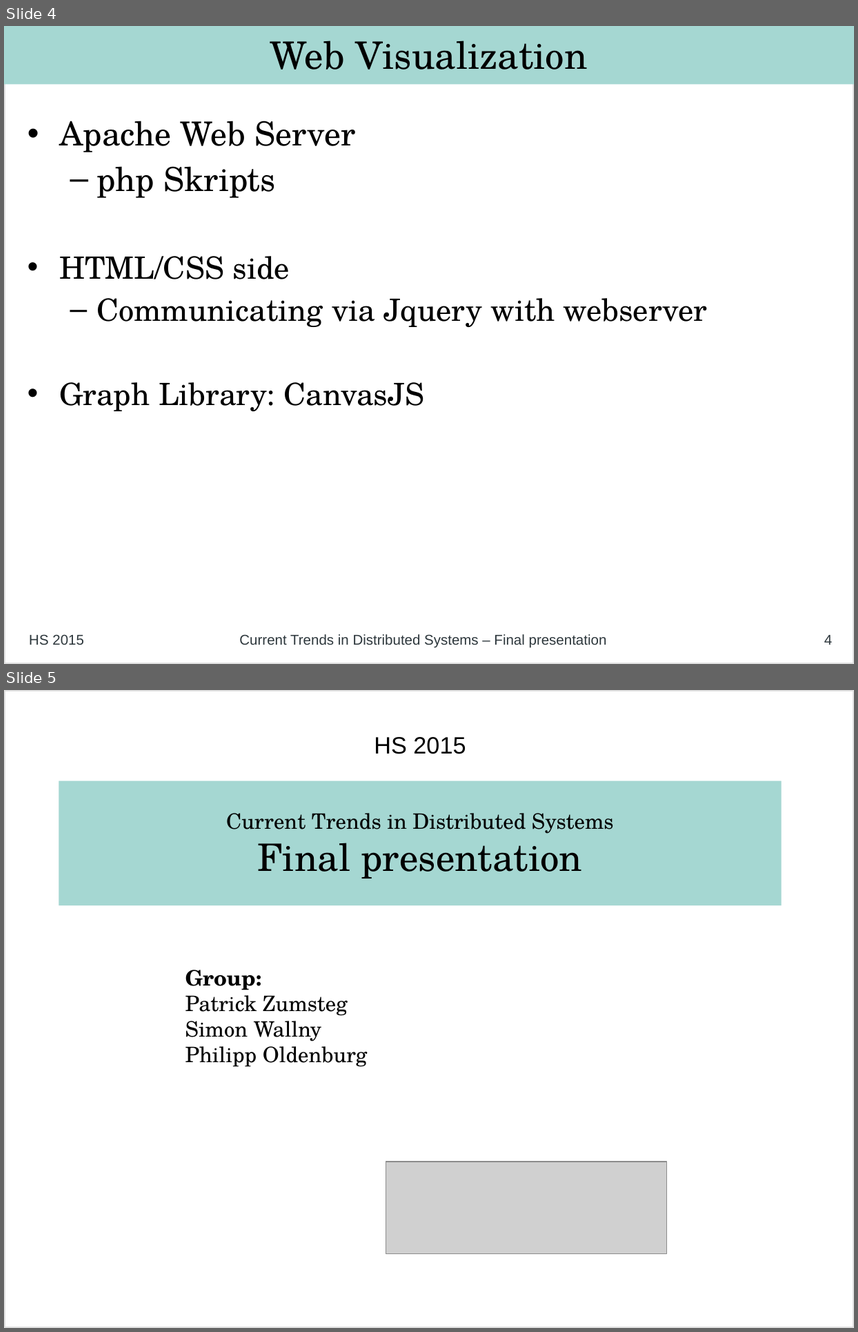
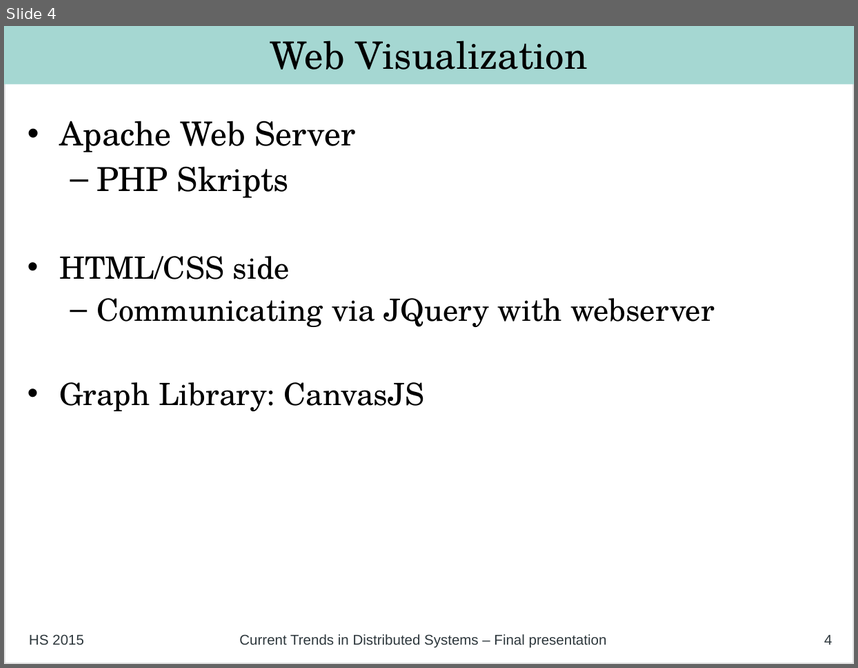
Before and after one commit to philipp-oldenburg/ctds-storm, a slide deck: Project-Weather-Station/FinalPresentation/Final Presentation - Philipp.odp. Shown one above the other, each under a label of ours: slides 4 and 5 before the commit, slide 4 after it. The pictures are 858x1332 and 858x668 pixels, drawn with LibreOffice and Linux fonts; fonts in the diff are those of the drawing; grey boxes stand for pictures. Boxes give left, top, right and bottom in pixels: in the first picture for what was removed or moved away, otherwise in the second. Text is boxed around its words. In the diff, an @@ line names an element or a change of style, - is before the commit and + after.

Commit message:
[finalpres] updated my part with a fancy class diagram

```diff
--- a/Project-Weather-Station/FinalPresentation/Final Presentation - Philipp.odp
+++ b/Project-Weather-Station/FinalPresentation/Final Presentation - Philipp.odp
@@ slide 5 removed at (x1=4, y1=690, x2=854, y2=1328), background #FFFFFF; not listed: 1 template element that a slide beside it also shows @@
@@ text removed at (x1=374, y1=737, x2=466, y2=754) @@
-HS 2015
@@ rectangle removed at (x1=59, y1=781, x2=782, y2=906) @@
-Current Trends in Distributed Systems
-Final presentation
@@ text removed at (x1=185, y1=969, x2=368, y2=1067) @@
-Group:
-Patrick Zumsteg
-Simon Wallny
-Philipp Oldenburg
@@ picture removed at (x1=386, y1=1161, x2=667, y2=1253) @@
@@ slide 4 changed as well @@
@@ text at (x1=96, y1=166, x2=289, y2=198): text changed @@
-  – php Skripts
+  – PHP Skripts
@@ text at (x1=96, y1=298, x2=715, y2=327): text changed @@
-  – Communicating via Jquery with webserver
+  – Communicating via JQuery with webserver
```
Also in this commit, not shown: 2 other slides changed, 2 slides added, 1 other slide removed, 2 other files.
